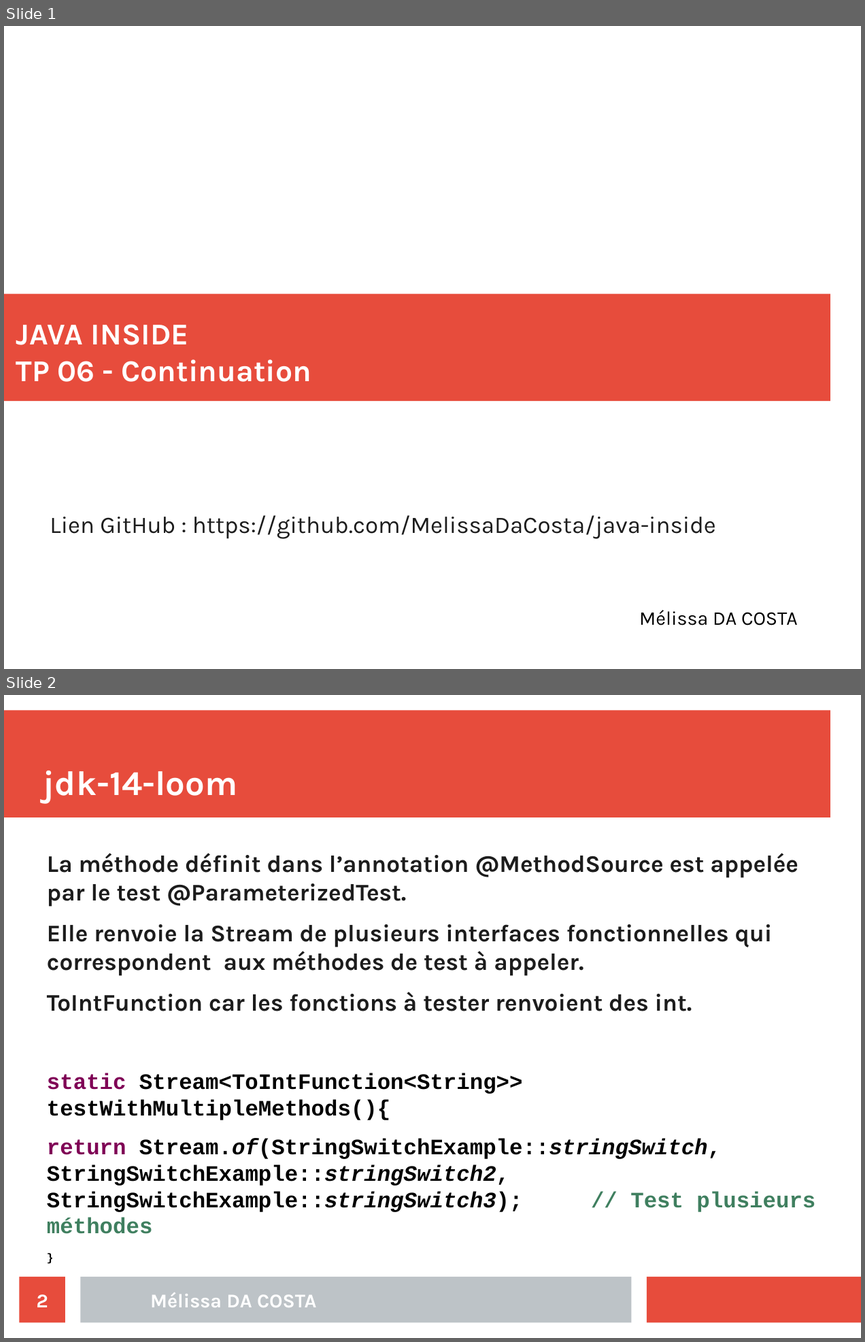
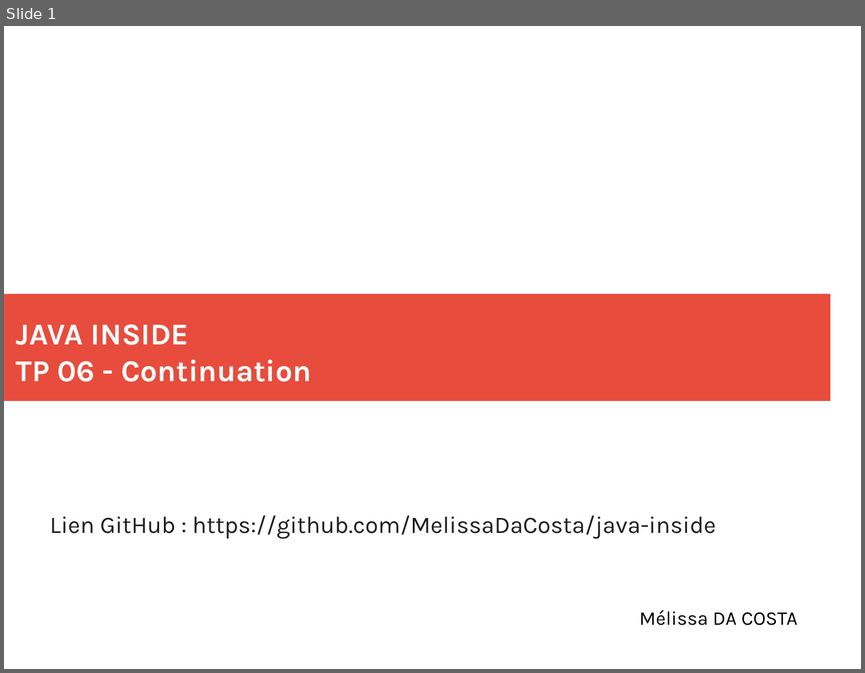
Before and after one commit to MelissaDaCosta/java-inside, a slide deck: lab6/Mélissa_DA_COSTA_slides_TP06.odp. Shown one above the other, each under a label of ours: slides 1 and 2 before the commit, slide 1 after it. The pictures are 865x1342 and 865x673 pixels, drawn with LibreOffice and Linux fonts; fonts in the diff are those of the drawing. Boxes give left, top, right and bottom in pixels: in the first picture for what was removed or moved away, otherwise in the second. Text is boxed around its words. In the diff, an @@ line names an element or a change of style, - is before the commit and + after.

```diff
--- a/lab6/Mélissa_DA_COSTA_slides_TP06.odp
+++ b/lab6/Mélissa_DA_COSTA_slides_TP06.odp
@@ slide 2 removed at (x1=4, y1=695, x2=861, y2=1338), background #FFFFFF @@
@@ rectangle removed at (x1=4, y1=711, x2=830, y2=818) @@
@@ title removed at (x1=43, y1=770, x2=238, y2=803) @@
-jdk-14-loom
@@ text removed at (x1=47, y1=853, x2=815, y2=1234) @@
-La méthode définit dans l’annotation @MethodSource est appelée par le test @ParameterizedTest.
-Elle renvoie la Stream de plusieurs interfaces fonctionnelles qui correspondent aux méthodes de test à appeler.
-ToIntFunction car les fonctions à tester renvoient des int.
-static Stream<ToIntFunction<String>> testWithMultipleMethods(){
-return Stream.of(StringSwitchExample::stringSwitch, StringSwitchExample::stringSwitch2, StringSwitchExample::stringSwitch3); // Test plusieurs méthodes
-}
@@ page number removed at (x1=20, y1=1276, x2=65, y2=1323) @@
-2
@@ rectangle removed at (x1=80, y1=1276, x2=632, y2=1323) @@
@@ rectangle removed at (x1=647, y1=1276, x2=861, y2=1323) @@
@@ text removed at (x1=150, y1=1292, x2=317, y2=1307) @@
-Mélissa DA COSTA
```
Also in this commit, not shown: 6 slides added, 5 other slides removed, 4 other files.
